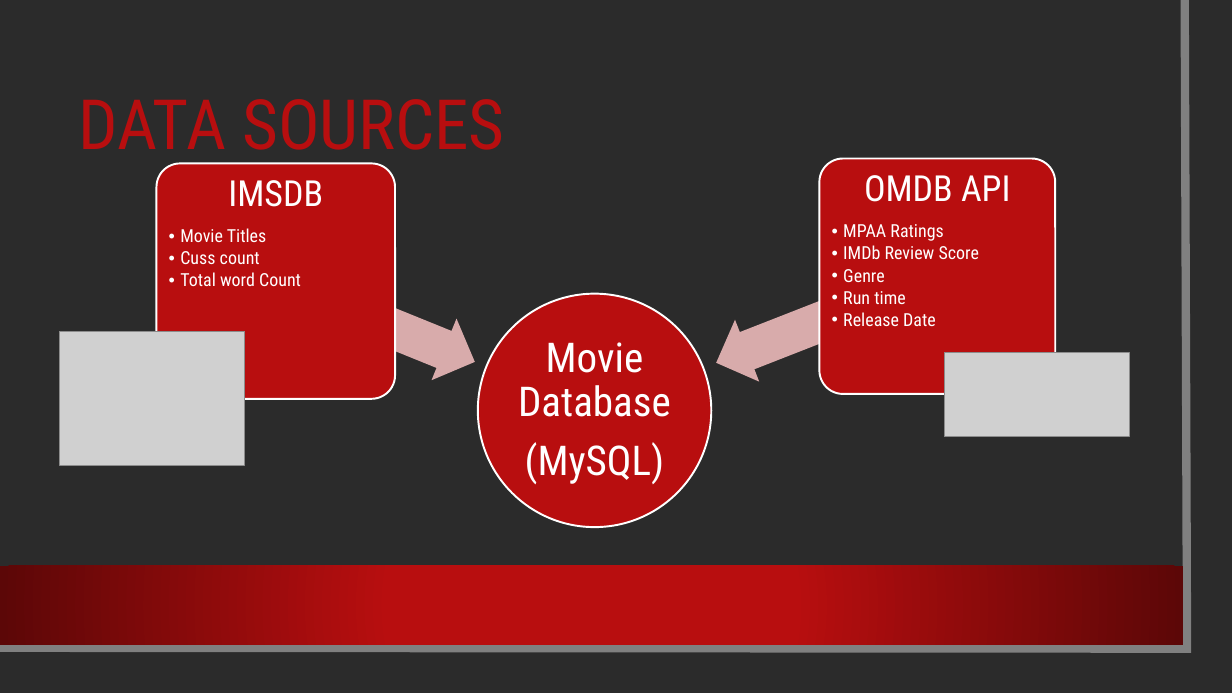
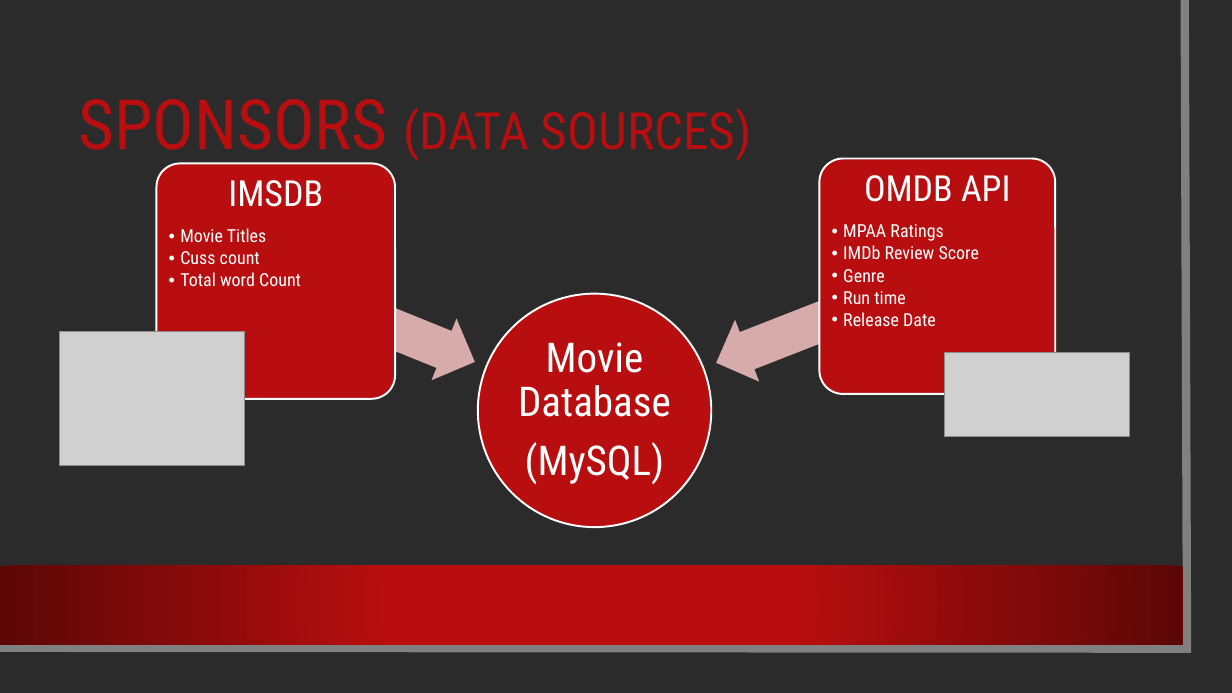
Before and after one commit to gilliangadiano/ETL-Project, a slide deck: slide 4 of ETL Presentation.pptx. Drawn at 1232x693 pixels with LibreOffice and Linux fonts; fonts in the diff are those of the drawing; grey boxes stand for pictures; background and template pictures are left out; a plain dark background stands for a picture behind light text. Boxes give left, top, right and bottom in pixels: in the first picture for what was removed or moved away, otherwise in the second. Text is boxed around its words. In the diff, an @@ line names an element or a change of style, - is before the commit and + after.

```diff
--- a/ETL Presentation.pptx
+++ b/ETL Presentation.pptx
@@ title at <box>79,99,752,165</box>: text changed; size 54 to 40 pt @@
-DATA SOURCES
+SPONSORS (DATA SOURCES)
```
Also in this commit, not shown: 7 other slides changed, 2 slides added, 2 other files.
